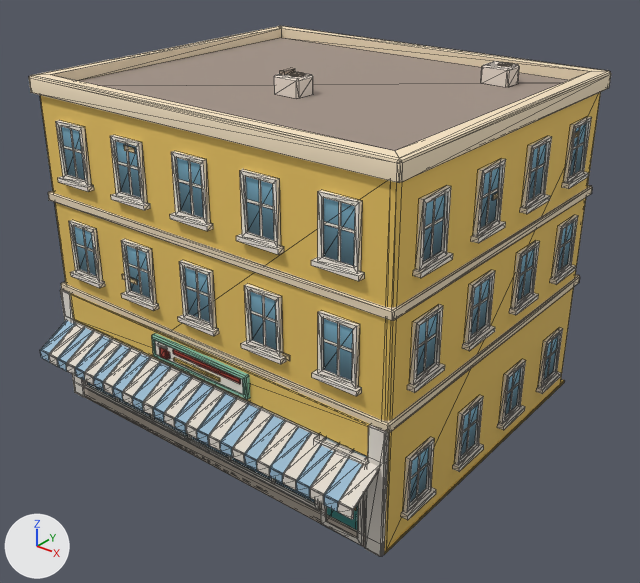
Before and after pictures for a commit that changed the glTF model newcity/art/kit/tremont_e5.glb.
Before and after are seen from a camera (50 mm lens) standing at (18.0, -22.6, 18.0) and looking at (0.7, -1.0, 4.6). The lights are fixed; the arrows at lower left show +X, +Y and +Z. The older version comes first. Mesh edges are drawn as thin lines. Vertices at exactly the same position are counted once.

Names of what the first picture shows: 'tremont_e5'.
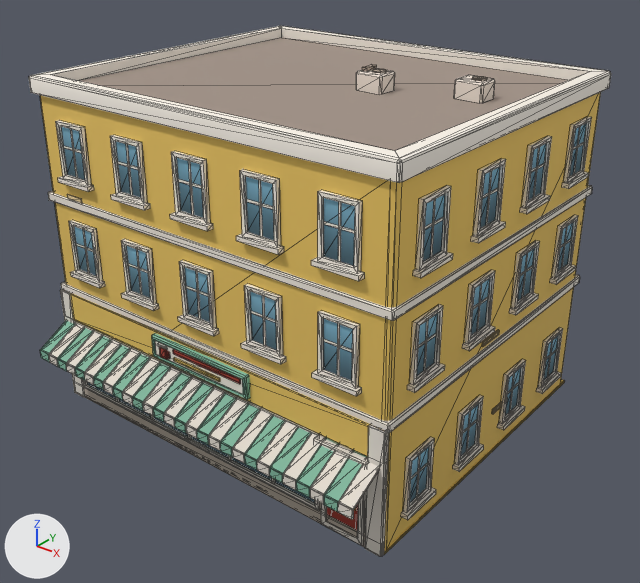
Boxes (x1, y1, x2, y2) around the edits, measured in the pictures (640 x 583 px; the box of a moved part takes in the faces that stretch with it):
part 1 of me_tremont_e5, moved or reshaped
    before: (122, 274, 137, 285)
    after: (67, 194, 82, 203)
part 2 of me_tremont_e5, moved or reshaped (not visible afterwards)
    before: (282, 353, 290, 361)
part 3 of me_tremont_e5, moved or reshaped (not visible afterwards)
    before: (124, 145, 135, 153)
part 4 of me_tremont_e5, moved or reshaped
    before: (493, 193, 498, 200)
    after: (492, 401, 502, 414)
part 5 of me_tremont_e5, moved or reshaped
    before: (498, 62, 512, 67)
    after: (372, 69, 387, 73)
part 6 of me_tremont_e5, moved or reshaped
    before: (481, 61, 520, 87)
    after: (356, 68, 395, 95)
part 7 of me_tremont_e5, moved or reshaped
    before: (274, 68, 313, 99)
    after: (362, 64, 495, 103)
part 8 of me_tremont_e5, moved or reshaped
    before: (575, 131, 579, 138)
    after: (483, 330, 499, 347)
part 9 of me_tremont_e5, surface changed
    both: (29, 26, 611, 530)

The change, as a list of edits to the scene's bpy script:
```text
Change me_tremont_e5:
    where me_tremont_e5.from_pydata(...)  # 2052 vertices, 2832 faces; spans x -7.24..7.24, y -7.39..6.16, z 0.0..12.19
    used by ob_tremont_e5; location = (0.0, 0.0, 0.0)
    me_tremont_e5 part 1: the loose piece of 16 vertices spanning x -3.6..-2.85, y -6.04..-6.0, z 5.67..5.84 is moved by (-2.43, 0.0, 2.21)
    me_tremont_e5 part 2: the loose piece of 16 vertices spanning x 3.1..3.6, y -6.04..-6.0, z 5.19..5.36 is scaled about its middle by (1.51, 1, 1), then moved by (-1.0, 0.0, -3.46)
    me_tremont_e5 part 3: the loose piece of 16 vertices spanning x -2.85..-2.35, y -6.04..-6.0, z 10.16..10.33 is scaled about its middle by (1.51, 1, 1), then moved by (0.49, 0.0, -6.62)
    me_tremont_e5 part 4: the loose piece of 16 vertices spanning x 7.0..7.04, y -1.18..-0.68, z 9.43..9.6 is scaled about its middle by (1, 2.03, 1), then moved by (0.0, 1.59, -7.84)
    me_tremont_e5 part 5: the loose piece of 16 vertices spanning x 4.27..4.75, y 3.53..4.01, z 12.07..12.11 is moved by (-2.6, -3.33, 0.0)
    me_tremont_e5 part 6: the loose piece of 20 vertices spanning x 3.86..4.86, y 3.37..4.17, z 11.47..12.07 is moved by (-2.6, -3.33, 0.0)
    me_tremont_e5 part 7: 44 of 2052 vertices moved; they spanned x -0.41..0.59, y -1.96..-1.16, z 11.47..12.19 and now span x 1.41..5.25, y 0.2..1.84, z 11.47..12.19; mean shift (4.12, 2.82, 0.0); largest move (-0.35, -1.9, 12.07) -> (5.25, 1.1, 11.47)
    me_tremont_e5 part 8: all 8 vertices in x 7.0..7.04, y 4.34..4.36, z 10.05..10.22 are moved by (0.0, -4.34, -5.41)
    me_tremont_e5 part 9: 561 kept faces spanning x -7.16..7.16, y -7.39..6.16, z 0.2..12.07 get new texture (UV) coordinates
```
